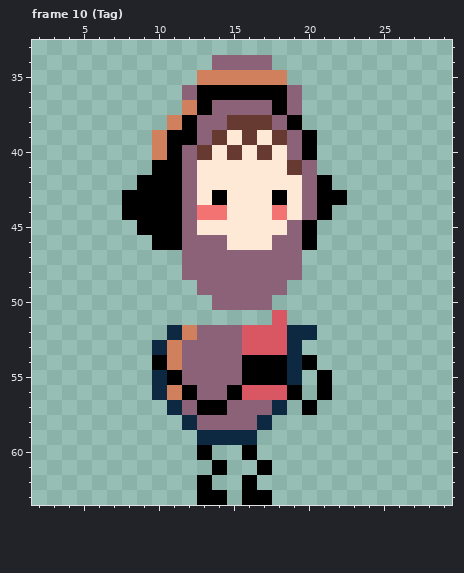
Pixel-art file: Tiles/longIdle.ase. Above is the file before it was changed.
32x64 pixels, 12 frames. Shown: frame 10 (Tag): x 2..29, y 33..63. The commit also changed other frames, which this record leaves out.
And afterwards:
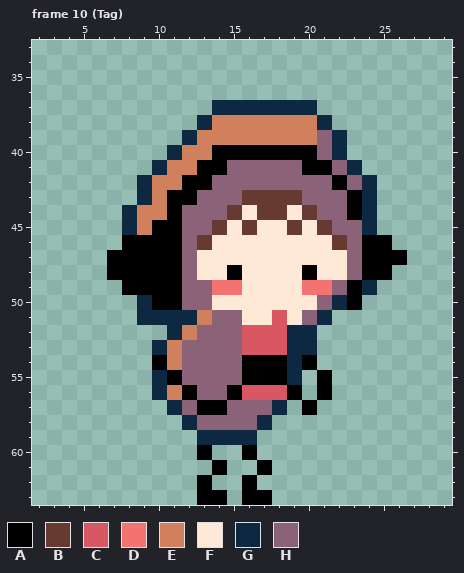
Palette (. is transparent): A #000000  B #663931  C #d95763  D #f37373  E #d0805d  F #fee9d6  G #0d2941  H #8c6278
Changes in this commit:
Changed rows in their new state; - is an unchanged pixel.
Frame 10 (Tag), layer "Cab":
first column x 7:
34 -------....---------
35 ------......--------
36 -----........-------
37 -----..GGGGGGG------
38 ----..GEEEEEEEG-----
39 ---..GEEEEEEEEHG----
40 ---.GEEAAAAAA-HG----
41 ---GEEAAHHHHHAAHG---
42 --GEEAAHHHHHH-HAHG--
43 -.GE-AHHHBBBB-HHAG--
44 -GEE--HHB-BB-BHHAG--
45 -GE---HB-B--BFBHHG--
46 -AA---BF---FFFFBHAA-
47 AAAAA-FFFFFFFFFFHAAA
48 AAAAA-FFAFFFFAFFHAA-
49 -AAAAH-DDFFFFDDHAG--
50 --GAAHHFFFFFFFHGA---
51 --GGGGEHHFF-FHG-----
53 -------------G------
Pixel boxes of the changes (left, top, right, bottom) in both pictures:
changed: (107, 55, 407, 355)
